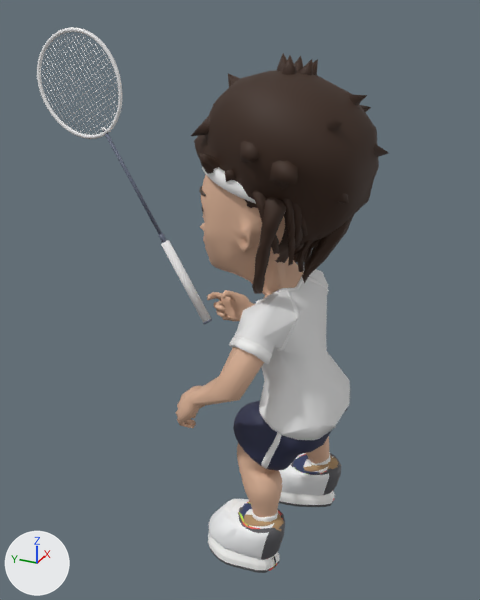
Two versions of the FBX model unity/BirdieSmash/Assets/Resources/karakter/oyuncak_kadin.fbx, one commit apart.
One viewpoint serves both versions: a 50 mm camera at (-1.053, -0.333, 1.048) aimed at (0.033, 0.156, 0.505). Every picture has the same lights, and +X, +Y and +Z are marked at lower left. The older version comes first. Both versions are drawn at frame 1226 of the action 'Scene'; the numbers are the values there.

Before the edit, the objects in view are built like this:
```python
me_ayk_yastik = bpy.data.meshes.new('ayk_yastik')
me_ayk_yastik.from_pydata(...)  # 918 vertices, 1237 faces; spans x -0.153..0.153, y -0.052..0.172, z 0.004..0.118
# faces by material slot: [525, 712]
me_ayk_yastik.materials.append(mat_ayk_ust)  # white #f3f5f6
me_ayk_yastik.materials.append(mat_oy_body)  # picture img_oyuncak_govde_png
me_sac_afro = bpy.data.meshes.new('sac_afro')
me_sac_afro.from_pydata(...)  # 268 vertices, 232 faces; spans x -0.131..0.132, y -0.098..0.199, z 0.642..0.939
me_sac_afro.materials.append(mat_oy_sac)  # brown #3a2416
ob_ayk_yastik__ayakkabi = bpy.data.objects.new('ayk_yastik__ayakkabi', me_ayk_yastik)
ob_ayk_yastik__ayakkabi.location = (0.0, 0.0, 0.0)
ob_raket_pivot = bpy.data.objects.new('raket_pivot', None)
ob_raket_pivot.location = (0.117, 0.327, 0.492)
ob_raket_pivot.rotation_euler = (1.433, -0.566, -1.439)  # degrees (82, -32, -82)
ob_sac_afro__sac = bpy.data.objects.new('sac_afro__sac', me_sac_afro)
ob_sac_afro__sac.location = (0.0, 0.0, 0.0)
# also in view: 'sac_rasta__sac' at (0.003, 0.079, 0.728); 'oy_govde__govde' at (-0.002, 0.1, 0.455); 'sac_iki_orgu__sac' at (0.0, 0.092, 0.709); 'oy_forma__forma' at (0.004, 0.024, 0.452); 'ayk_bilekli__ayakkabi' at (0.0, 0.061, 0.065)
```
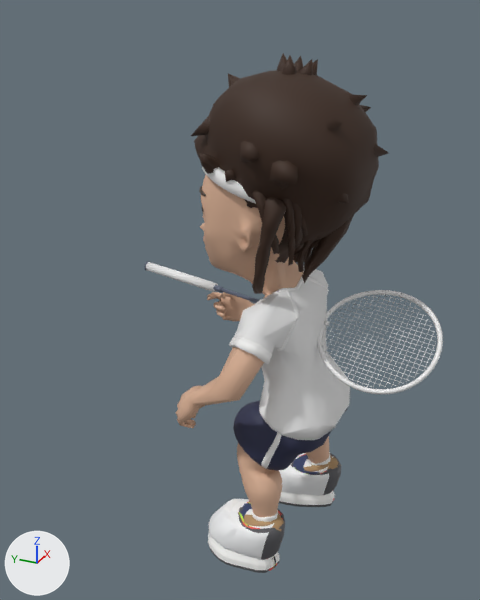
ob_raket_pivot is not drawn itself; it is the parent of ob_raket_sap__grip, ob_raket_tel__tel, ob_raket_koyu__koyu, ob_raket_tel2__tel2, ob_raket_kafa__cerceve.

Where the change shows, as pixel boxes [x1, y1, x2, y2] in the pictures (480 x 600 px):
'raket_kafa__cerceve', turned
    before: [37, 27, 123, 139]
    after: [317, 290, 443, 394]
'raket_tel__tel', turned
    before: [42, 35, 119, 134]
    after: [322, 294, 436, 387]
'raket_sap__grip', turned
    before: [161, 240, 211, 323]
    after: [145, 262, 218, 292]
'raket_tel2__tel2', turned
    before: [42, 34, 118, 134]
    after: [322, 295, 436, 387]
'raket_koyu__koyu', turned
    before: [103, 130, 212, 324]
    after: [144, 261, 325, 323]

Diff of the bpy script that builds the scene:
```diff
--- a/unity/BirdieSmash/Assets/Resources/karakter/oyuncak_kadin.fbx.py
+++ b/unity/BirdieSmash/Assets/Resources/karakter/oyuncak_kadin.fbx.py
@@ ob_raket_pivot @@
 ob_raket_pivot.location = (0.117, 0.327, 0.492)
-ob_raket_pivot.rotation_euler = (1.433, -0.566, -1.439)  # degrees (82, -32, -82)
+ob_raket_pivot.rotation_euler = (-3.131, -0.74, -0.234)  # degrees (-179, -42, -13)
```
